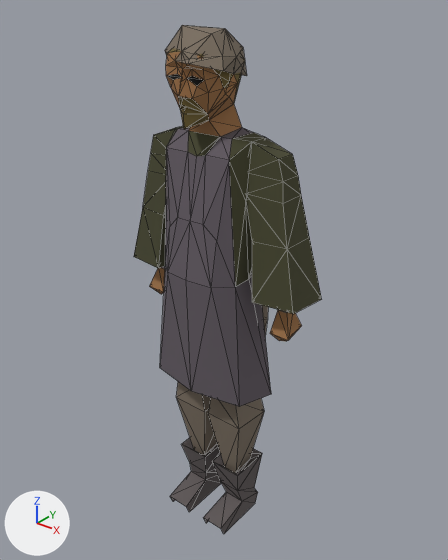
Renders of the glTF model public/models/mace-shops.gltf from each side of a commit.
One viewpoint serves both versions: a 50 mm camera at (137.0, -168.0, 211.0) aimed at (-2.0, 5.0, 104.0). The axes (+X, +Y, +Z) are drawn at lower left. The lights are the same throughout. The older version comes first. Mesh edges are drawn as thin lines. Vertices at exactly the same position are counted once.
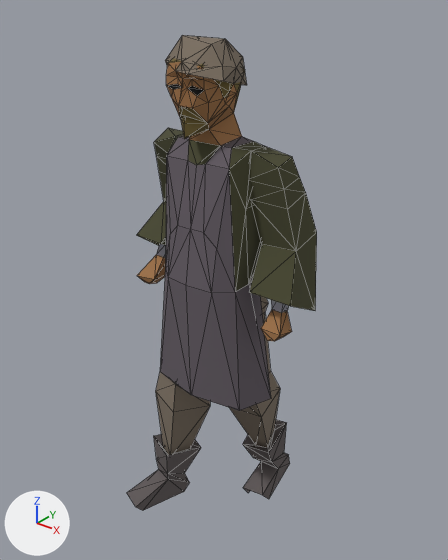
The newer file adds a shape key; the second version is drawn at full value of the shape key 'target_1' of 'Mesh_0', and the change is written as the vertex moves it makes.

Location of each change, (x1, y1, x2, y2) in pixels of the pictures (448 x 560 px; the box of a moved part takes in the faces that stretch with it):
```json
{"object": "Mesh_0", "change": "reshaped", "before": [134, 25, 321, 534], "after": [127, 35, 317, 511], "on screen": "6% shorter"}
{"part": 1, "of": "me_mesh_0", "change": "rebuilt", "before": [170, 305, 268, 534], "after": [127, 296, 290, 511], "on screen": "66% wider, 6% shorter"}
{"part": 2, "of": "me_mesh_0", "change": "moved or reshaped", "before": [134, 25, 321, 407], "after": [136, 35, 317, 411]}
```

Edits to the scene script, one JSON object a line:
```json
{"block": "me_mesh_0", "where": "# used by ob_mesh_0; location = (0.0, 0.0, 0.0)"}
{"op": "remove", "block": "me_mesh_0", "code": "me_mesh_0.from_pydata(...)  # 275 vertices, 524 faces; spans x -39.0..39.0, y -21.0..12.0, z -6.0..198.0"}
{"op": "add", "block": "me_mesh_0", "code": "me_mesh_0.from_pydata(...)  # 276 vertices, 524 faces; spans x -39.0..39.0, y -31.0..34.0, z -7.0..195.0"}
{"block": "me_mesh_0", "change": "me_mesh_0 part 1: the loose piece of 82 vertices spanning x -17.0..17.0, y -18.0..12.0, z -6.0..123.0 is rebuilt with 82 vertices and now spans x -33.0..20.0, y -31.0..34.0, z -7.0..121.0"}
{"block": "me_mesh_0", "change": "me_mesh_0 part 2: 186 vertices removed from x -39.0..39.0, y -21.0..12.0, z 64.0..198.0; 187 vertices added at x -39.0..39.0, y -21.0..20.0, z 62.0..195.0"}
```
